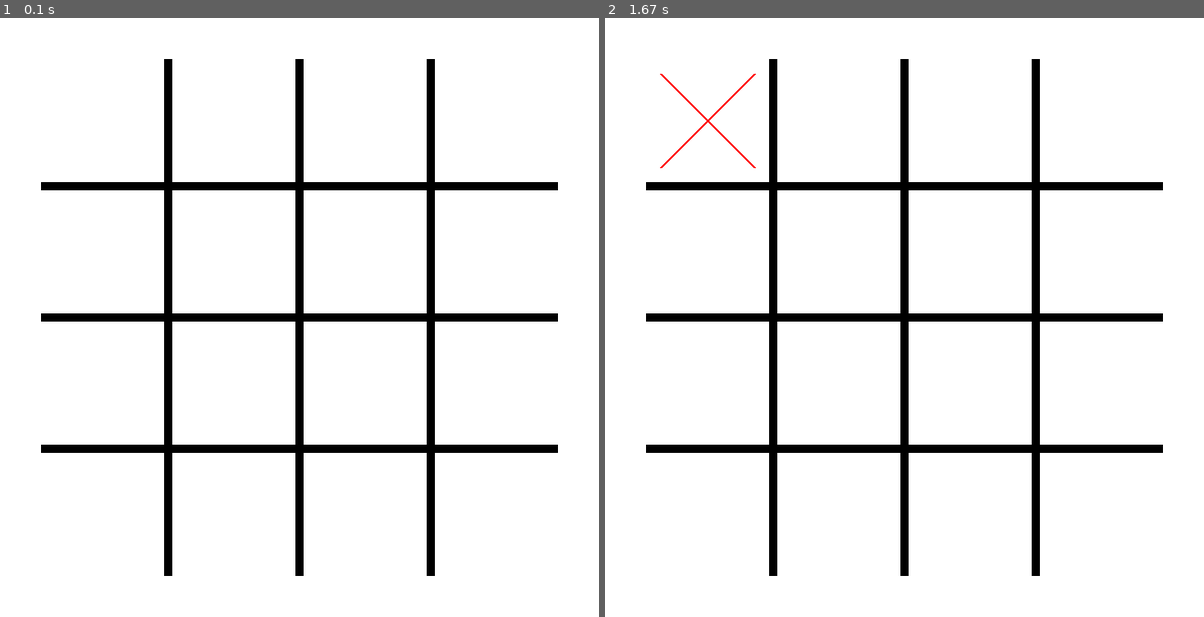
Above: before the commit, frames 1-2 (left to right).
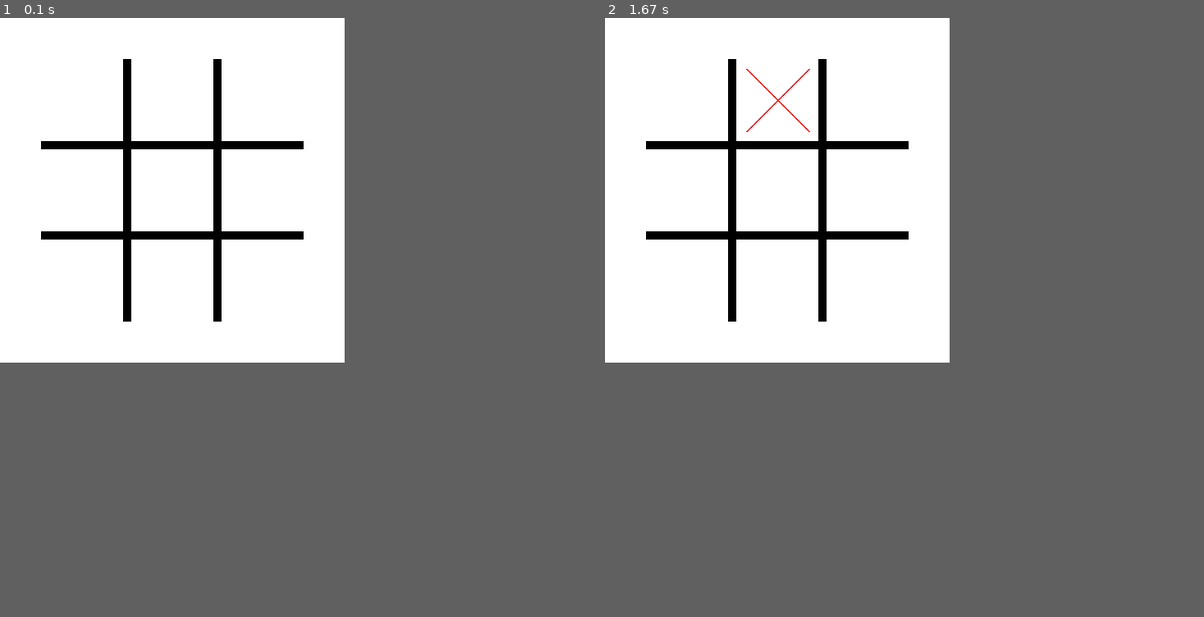
Above: after the commit, the same moments.

Repository: kgodey/pygame-tictactoe
Game: pygame game, started from tictactoe.py
Two runs of this game, one before a commit and one after it. Both use one fixed random seed, a clock stepped at 60 frames per second and the inputs below. The source is Python 2; it was converted automatically to run under Python 3.
Inputs (mouse positions are in pixels of both pictures, inside the frame that each line leads up to):
- Up to frame 1 (0.1 s): no input
- Up to frame 2 (1.67 s): press the mouse at (688, 281) at 0.37 s; move the mouse to (724, 185) at 0.47 s; release the mouse at (760, 95) at 0.6 s
In our replay, the window is 730x730 before the commit and 420x420 after it. These sizes can differ from the game's own. Grey fills any space a smaller window leaves; there, only what the larger window draws over its background counts as a difference.

The runs differ from the first frame. In frame 1, 9.0% of the frame differs, in the area x 6-94%, y 6-94%; in frame 2, 9.1%.

Commit message:
Process game over correctly, even if it is a draw. Move click handling to the board class.

Diff:
--- a/lib.py
+++ b/lib.py
@@ -71,6 +71,12 @@
                 return box
         return None
 
+    def process_click(self, x, y):
+        box = self.get_box_at_pixel(x, y)
+        if box is not None and not self.game_over:
+            self.play_turn(box)
+            self.check_game_over()
+
     def play_turn(self, box):
         if box.state != 0:
             return
@@ -108,15 +114,25 @@
                 winner = 1
             if all(x == 2 for x in states):
                 winner = 2
+        return winner
+
+    def check_game_over(self):
+        winner = self.check_for_winner()
         if winner:
             self.game_over = True
-            self.display_winner(winner)
+        elif all(box.state in [1, 2] for box in self.boxes):
+            self.game_over = True
+        if self.game_over:
+            self.display_game_over(winner)
 
-    def display_winner(self, winner):
+    def display_game_over(self, winner):
         surface_size = self.surface.get_height()
-        winner_text = 'Player %s won!' % winner
         font = pygame.font.Font('freesansbold.ttf', surface_size / 8)
-        text = font.render(winner_text, True, BLACK)
+        if winner:
+            text = 'Player %s won!' % winner
+        else:
+            text = 'Draw!'
+        text = font.render(text, True, BLACK, WHITE)
         rect = text.get_rect()
         rect.center = (surface_size / 2, surface_size / 2)
         self.surface.blit(text, rect)
--- a/tictactoe.py
+++ b/tictactoe.py
@@ -6,7 +6,7 @@
 
 pygame.init()
 clock = pygame.time.Clock()
-board = Board(grid_size=4, box_size=150, border=50, line_width=10)
+board = Board(grid_size=3, box_size=100, border=50, line_width=10)
 
 while True:
     for event in pygame.event.get():
@@ -15,10 +15,7 @@
             sys.exit()
         elif event.type == MOUSEBUTTONUP:
             x, y = event.pos
-            box = board.get_box_at_pixel(x, y)
-            if box is not None:
-                board.play_turn(box)
-                board.check_for_winner()
+            board.process_click(x, y)
 
     pygame.display.update()
     clock.tick(30)
